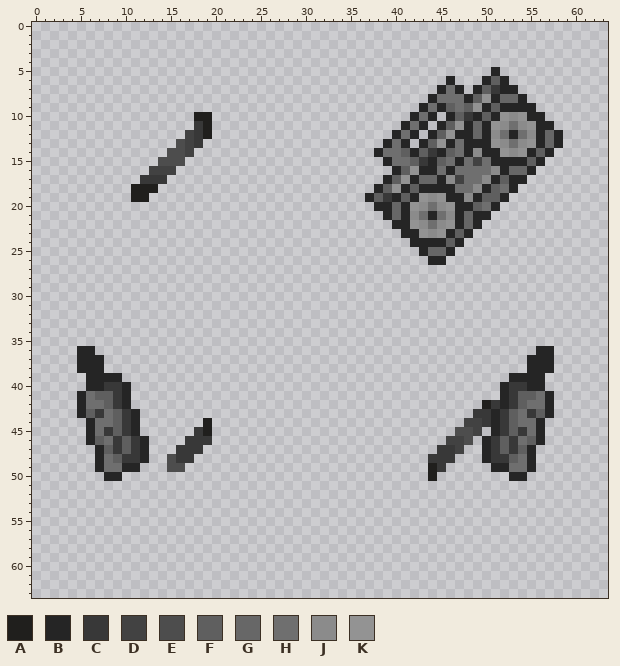
Pixel-art sprite: Resources/Textures/_Funkystation/Objects/Fun/Boomboxes/blueboombox.rsi/equipped-BACKPACK.png. Above: the version before the commit.
The file is 64x64 pixels. Colours within 5 levels of each other are drawn and written as one.
Palette (. is transparent): A #201f1d  B #252525  C #383838  D #424242  E #4d4d4d  F #5f5f5f  G #676767  H #6f6f6f  J #8b8b8b  K #939393
Pixels before (only the part around the change), first column x 0:
 0 ................................................................
 1 ................................................................
 2 ................................................................
 3 ................................................................
 4 ................................................................
 5 ...................................................B............
 6 ..............................................B...BFB...........
 7 .............................................BHB.BFCBB..........
 8 ............................................BHHHBFKBGGB.........
 9 ...........................................BHBFHFKBFBBBB........
10 ..................AA......................BHB.BFCBFBKJKBB.......
11 ..................CA.....................BHB.BFKBGBKJHJKBB......
12 .................DCA....................BHB.BFKBBGBJHBHJBGB.....
13 ................EDC....................BHB.BFKBHBBBKJHJKBGB.....
14 ...............EED....................BHHFBFCBFHBJBBKJKBFB......
15 ..............EEE......................BHHFCBFHBHDHBBBBFB.......
16 .............DDD........................BFKBBHBHHHHJBGGB........
17 ............CCC........................BFKBGGBJDHHJBFBB.........
18 ...........AAA........................BFKBFBBBBHHJBFHB..........
19 ...........AA........................BFCBFBKJKBBJBFFB...........
20 ......................................BBGBKJHJKBBFHB............
21 .......................................BGBJHBHJBGBB.............
22 ........................................BBKJHJKBGB..............
23 .........................................BBKJKBFB...............
24 ..........................................BBBBFB................
25 ...........................................BGGB.................
26 ............................................BB..................
27 ................................................................
28 ................................................................
29 ................................................................
30 ................................................................
31 ................................................................
32 ................................................................
33 ................................................................
34 ................................................................
35 ................................................................
36 .....BB.................................................BB......
37 .....BBB...............................................BBB......
38 .....BBB...............................................BBB......
39 ......BBBB...........................................BBBB.......
40 ......BBCCB.........................................BCCBB.......
41 .....BHFFCB.........................................BCFFHB......
42 .....BHHFCB.......................................ACBCFHHB......
43 .....BFCHFCB.....................................CCBCFHCFB......
44 ......BHHFCB.......A............................DDCBCFHHB.......
45 ......BHCFCB......CA...........................EED.BCFCHB.......
46 ......BFHCFCB....CCC..........................DDE.BCFCHFB.......
47 .......BFCFCB...CCC..........................CCD..BCFCFB........
48 .......BHFCCB..ECC..........................CCC...BCCFHB........
49 .......BHHBB...EE...........................AC.....BBHHB........
50 ........BB..................................A........BB.........
51 ................................................................
52 ................................................................
53 ................................................................
54 ................................................................
55 ................................................................
56 ................................................................
57 ................................................................
58 ................................................................
59 ................................................................
60 ................................................................
61 ................................................................
62 ................................................................
63 ................................................................
After the commit:
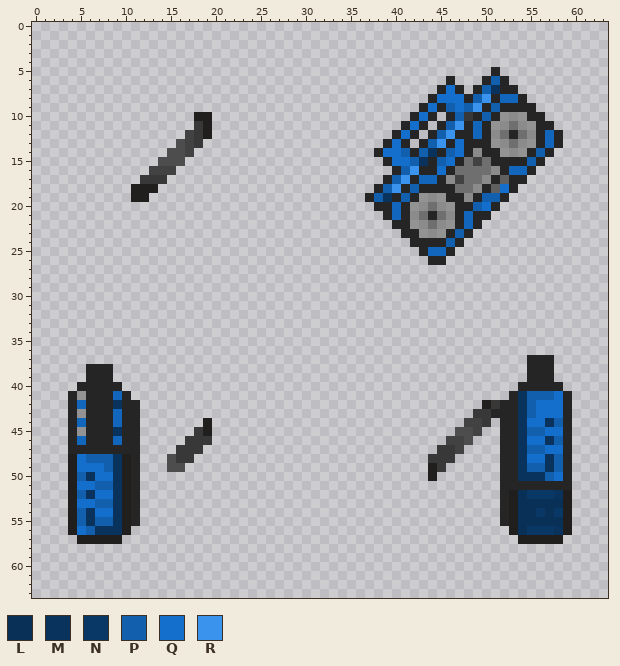
Colours new in this view: L #093057  M #09335d  N #0a3866  P #115fad  Q #136fcb  R #3a93ec
The exact change:
colour G: #676767 -> #1267bc
Changed rows in their new state; - is a pixel that keeps its letter.
first column x 38:
 6 -------------P-----
 7 --------Q---PM-----
 8 -------QQQ-PR------
 9 ------Q-PQPR-P-----
10 -----Q---P--P------
11 ----Q---PR---------
12 ---Q---PR----------
13 --Q---PR-Q---------
14 -QQP-PM-PQ--------P
15 --QQPM-PQ--------P-
16 ---PR--Q-----------
17 --PR---------------
18 -PR-P---------Q----
19 PM-P--------PP-----
20 -----------PQ------
23 ---------P---------
24 --------P----------
first column x 4:
36 -..-------------------------------------------------..--
37 -...----------------------------------------------------
38 -.--B---------------------------------------------------
39 -----.-------------------------------------------..--B--
40 -B--BB.-----------------------------------------..B--BB-
41 BKBBBG------------------------------------------.BMPPPQB
42 BGBBBM-B-----------------------------------------BMPQQQB
43 BKBBBGB-----------------------------------------BBMPQQQB
44 BG-BBGB----------------------------------------.BBMQQMPB
45 BK-BBMB----------------------------------------.BBMPPQQB
46 BG-BBGBB.-------------------------------------..BBMQQMPB
47 BBB-BBBB.-------------------------------------..BBMPPQQB
48 AQPPPMAB.-------------------------------------..BBMQQMPB
49 AQQQPMA----------------------------------------.-BMPPMPB
50 APMQQMAB----------------------------------------B-MMMPQB
51 AQQPPMAB----------------------------------------BBBBBBBB
52 APMQQMAB----------------------------------------BALNNNMA
53 AQQPPMAB----------------------------------------BALLLLLA
54 APMQQMAB----------------------------------------BALLNLNA
55 APMPPMAB----------------------------------------BALLLLLA
56 AQPMMMA------------------------------------------ALNNNMA
57 -AAAAA--------------------------------------------AAAAA-
